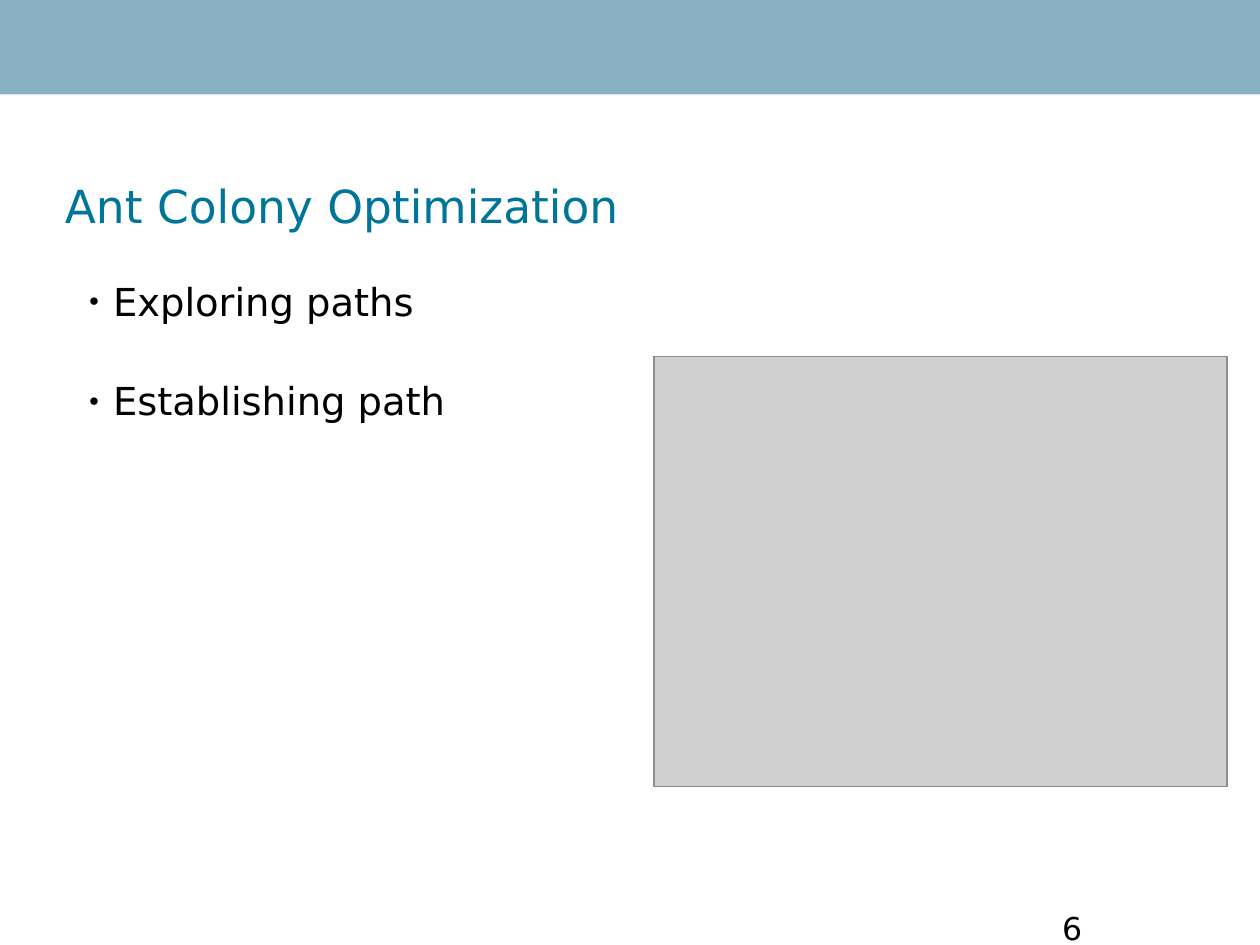
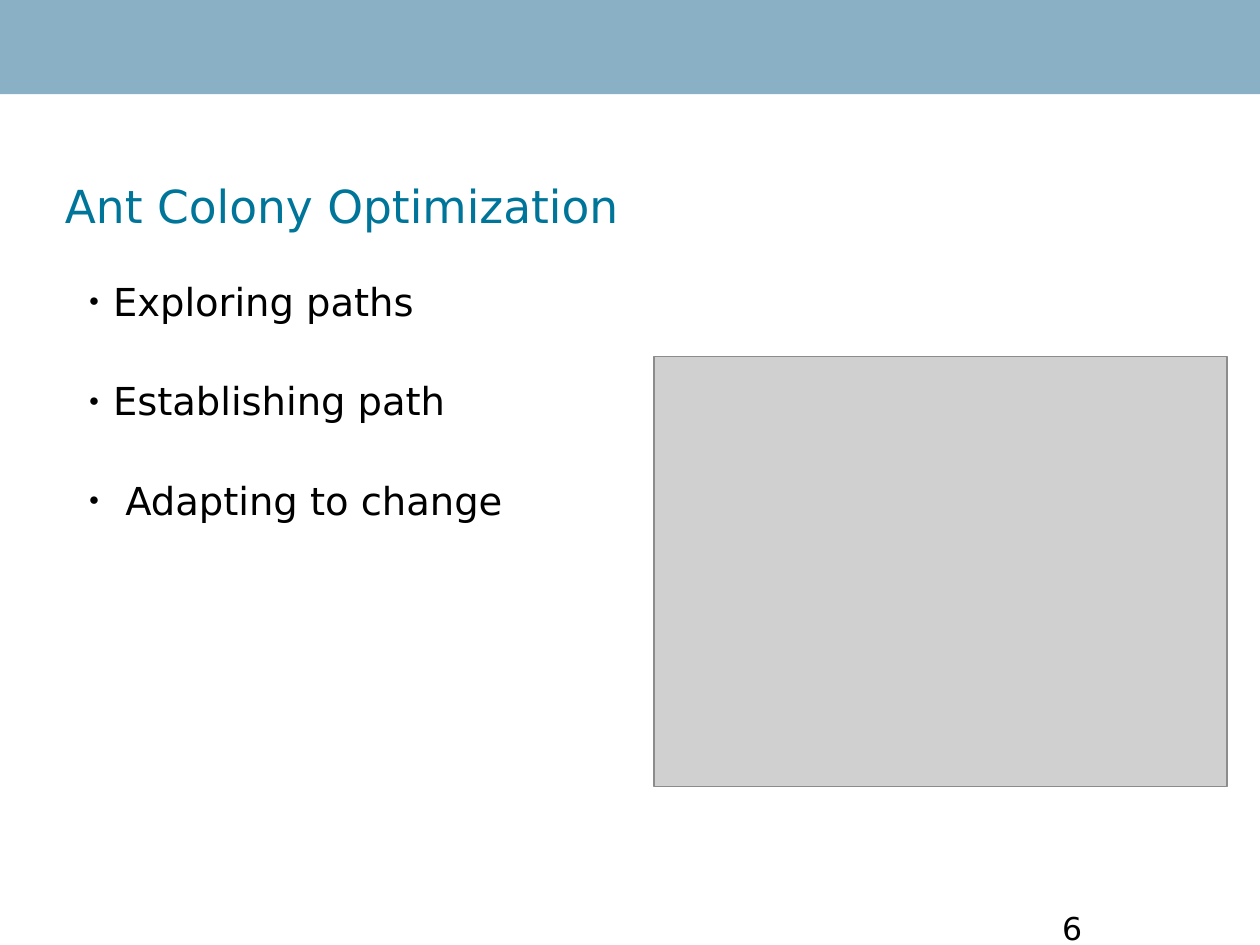
Before and after one commit to Danidude/Master-Thesis, a slide deck: slide 6 of Report/IKT 590 Master Thesis.odp. Drawn at 1260x945 pixels with LibreOffice and Linux fonts; fonts in the diff are those of the drawing; grey boxes stand for pictures; background and template pictures are left out. Boxes give left, top, right and bottom in pixels: in the first picture for what was removed or moved away, otherwise in the second. Text is boxed around its words. In the diff, an @@ line names an element or a change of style, - is before the commit and + after.

```diff
--- a/Report/IKT 590 Master Thesis.odp
+++ b/Report/IKT 590 Master Thesis.odp
@@ text at <box>125,485,503,523</box>: paragraph added @@
+● Adapting to change
```
Also in this commit, not shown: 2 other slides changed.
